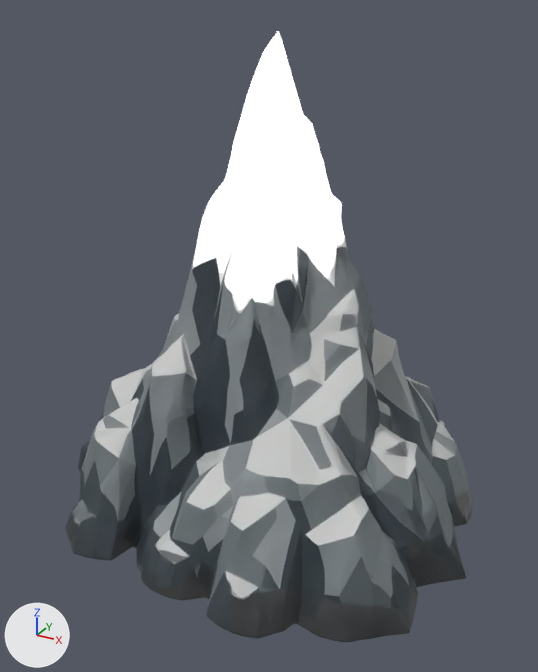
Before and after pictures for a commit that changed the glTF model models/montagne1.glb.
Both versions are drawn from a 50 mm lens placed at (1.32, -2.45, 1.02), pointed at (0.02, -0.07, -0.17). Arrows for +X, +Y and +Z are at lower left; the lights stay in place. The picture after the commit comes second.

Objects in the first picture: 'mesh_node'.
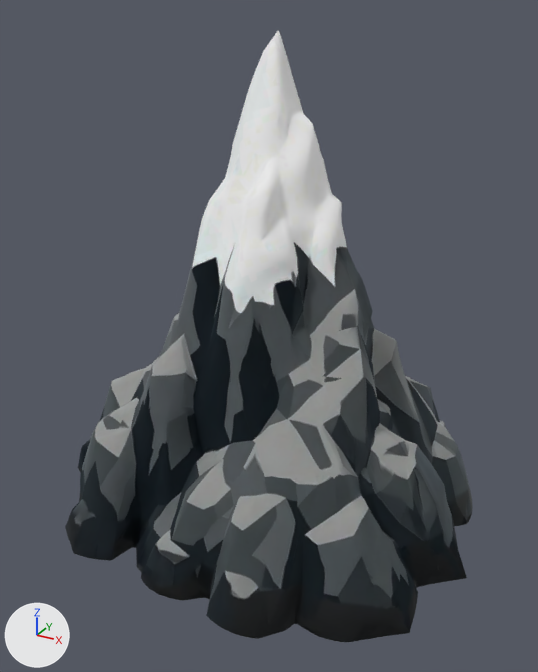
Edits to the bpy script that builds the scene:
```text
Change mat_material:
    remove # nodes: BsdfPrincipled, NormalMap, OutputMaterial, SeparateColor, TexImage x4
    nodes: BsdfPrincipled, OutputMaterial, TexImage
    remove # uses the picture img_emissive
    remove # uses the picture img_metallic_roughness
    remove # uses the picture img_normal
Change ob_mesh_node:
    ob_mesh_node.location: (-0.001, 0.001, -0.001) -> (-0.001, 0.001, 0.0)
```

Location of each change, (x1, y1, x2, y2) in pixels of the pictures (538 x 672 px):
'mesh_node', surface changed, moved (darker)
    before: (66, 31, 473, 642)
    after: (65, 31, 473, 642)
